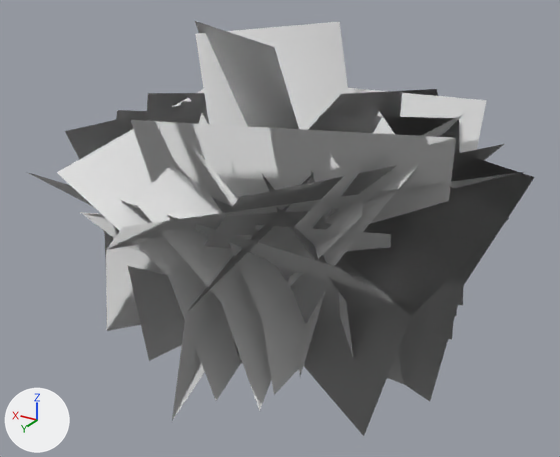
One commit to the glTF model game/assets/plants/plants.glb: the scene before it, then after it.
Camera for both pictures: a camera (50 mm lens) standing at (-0.656, 1.168, 0.735) and looking at (0.013, 0.054, 0.178). The axes (+X, +Y, +Z) are drawn at lower left. The lights are the same throughout. The older version comes first.

Names of what the first picture shows: 'GrassClumps_A', 'GrassClumps_B', 'GrassShort_A', 'GrassTufts_A', 'GrassTufts_B', 'GrassWisps_A', 'GrassWisps_B', 'LongGrass_A', 'LongGrass_B'.
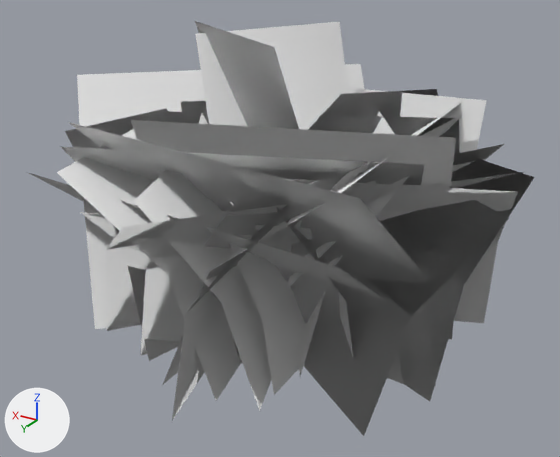
The change, as a list of edits to the scene's bpy script:
```text
Add mat_leaves_grassbog:
    mat_leaves_grassbog = bpy.data.materials.new('Leaves GrassBog')
    # nodes: BsdfPrincipled, Math, Mix, OutputMaterial, VertexColor
    # colours: white #e7e7e7, mixed with the vertex colours
Add me_grassbog_b:
    me_grassbog_b.from_pydata(...)  # 18 vertices, 12 faces; spans x -0.4..0.274, y -0.245..0.361, z -0.02..0.396
    me_grassbog_b.materials.append(mat_leaves_grassbog)
Add me_grassbog_a:
    me_grassbog_a.from_pydata(...)  # 18 vertices, 12 faces; spans x -0.305..0.444, y -0.282..0.389, z -0.02..0.418
    me_grassbog_a.materials.append(mat_leaves_grassbog)
Add ob_grassbog_b:
    ob_grassbog_b = bpy.data.objects.new('GrassBog_B', me_grassbog_b)
    ob_grassbog_b.location = (0.0, 0.0, 0.0)
Add ob_grassbog_a:
    ob_grassbog_a = bpy.data.objects.new('GrassBog_A', me_grassbog_a)
    ob_grassbog_a.location = (0.0, 0.0, 0.0)
```

Location of each change, (x1, y1, x2, y2) in pixels of the pictures (560 x 457 px):
'GrassBog_B', added
    after: (69, 104, 518, 387)
'GrassBog_A', added
    after: (61, 64, 485, 356)
